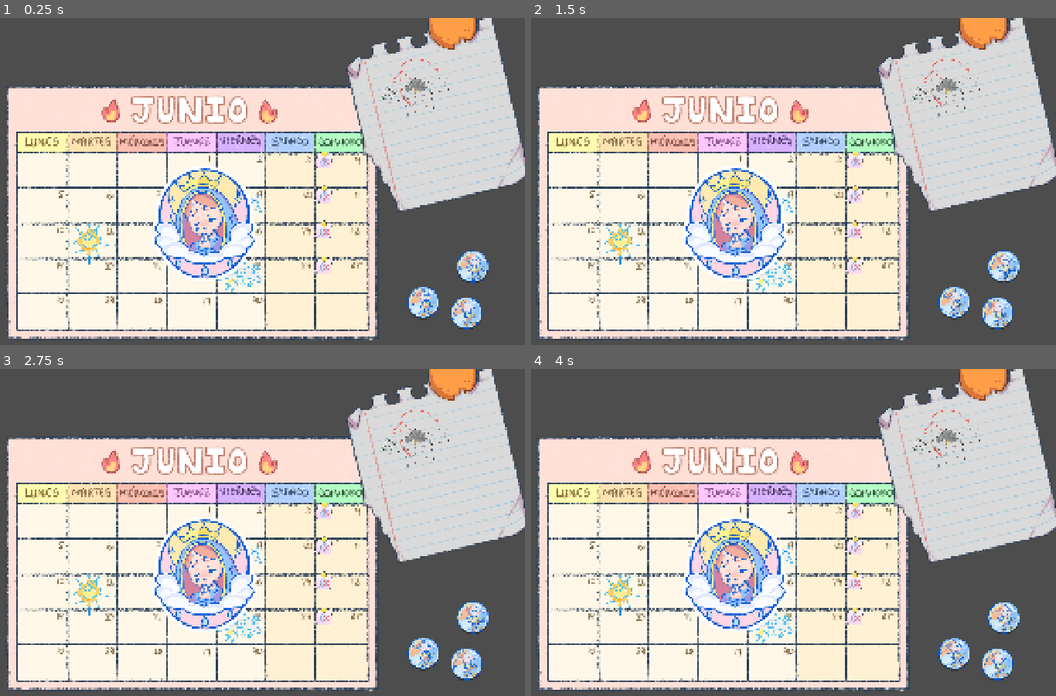
Above: before the commit, frames 1-4 (two rows, left to right).
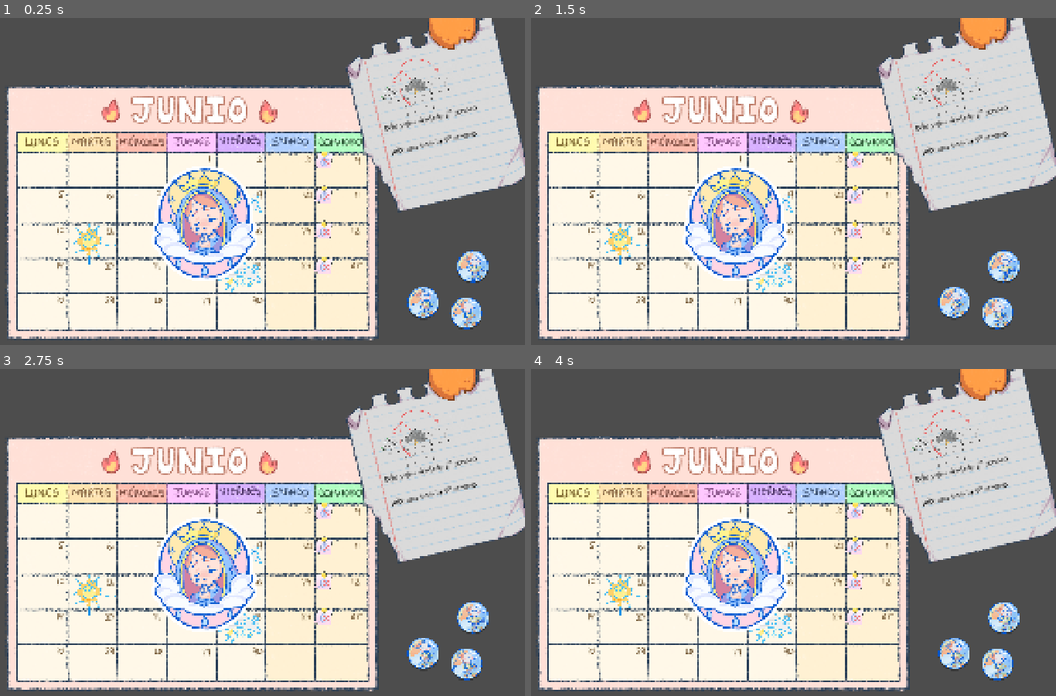
Above: after the commit, the same moments.

Repository: morsaastuta/SeviJam3
Game: Godot game, scene res://nodes/calendars/06.tscn
Same seed, same stepped clock (60 frames per second), same inputs: the game is played once before the commit and once after it. This scene is started directly instead of the project's main scene.
Inputs (mouse positions are in pixels of both pictures, inside the frame that each line leads up to):
- Up to frame 1 (0.25 s): no input
- Up to frame 2 (1.5 s): tap Enter at 0.5 s; drag from (956, 302) to (573, 168) at 0.52 s; drag from (998, 312) to (573, 168) at 1.27 s
- Up to frame 3 (2.75 s): move the mouse to (472, 617) at 2.02 s; hold Up (ui_up) from 2.03 s (still down); tap U at 2.1 s; click (472, 617) at 2.17 s
- Up to frame 4 (4 s): release Up (ui_up) at 2.75 s; drag from (735, 575) to (625, 519) at 2.77 s; move the mouse to (930, 594) at 3.52 s; hold Down (ui_down) from 3.53 s (still down); tap Tab at 3.6 s; tap Space (ui_select) at 3.77 s

The runs differ from the first frame. In frame 1, 0.3% of the frame differs, in the area x 73-91%, y 26-43%; in frame 2, 0.3%; in frame 3, 0.3%; in frame 4, 0.3%.
Error in both runs: Invalid access to property or key 'calendar' on a base object of type 'null instance'. (res://scripts/gd/magnet_behaviour.gd:17)

Commit message:
Update 06.tscn

Diff:
--- a/nodes/calendars/06.tscn
+++ b/nodes/calendars/06.tscn
@@ -6,6 +6,7 @@
 [ext_resource type="Texture2D" uid="uid://dilph6rippfoj" path="res://assets/images/props/note.png" id="3_wcfft"]
 [ext_resource type="Texture2D" uid="uid://bxaub4c5qlrvu" path="res://assets/images/props/help_windstorm.png" id="4_phkgn"]
 [ext_resource type="PackedScene" uid="uid://bd2jiaw5hiskq" path="res://nodes/packed/week.tscn" id="5_fstfa"]
+[ext_resource type="FontFile" uid="uid://4soe34omom8k" path="res://assets/font/LT Colored Pencil.otf" id="5_wcfft"]
 [ext_resource type="PackedScene" uid="uid://b1fa3o8y0dt2n" path="res://nodes/packed/Magnet.tscn" id="6_q43t1"]
 [ext_resource type="Texture2D" uid="uid://cx03q7yuadtdl" path="res://assets/images/post-its/p_no_magnet.png" id="7_2vcs6"]
 [ext_resource type="PackedScene" uid="uid://voinhe3w734h" path="res://nodes/packed/sticker.tscn" id="7_6nj40"]
@@ -38,10 +39,24 @@
 texture = ExtResource("4_phkgn")
 
 [node name="RichTextLabel" type="RichTextLabel" parent="Notas"]
-offset_left = -44.2513
-offset_top = -46.7642
-offset_right = -4.25134
-offset_bottom = -6.76416
+modulate = Color(0, 0, 0, 1)
+offset_left = -172.534
+offset_top = 35.5879
+offset_right = 187.466
+offset_bottom = 125.588
+theme_override_fonts/normal_font = ExtResource("5_wcfft")
+theme_override_font_sizes/normal_font_size = 32
+text = "Debe soplar viento la 2ª semana"
+
+[node name="RichTextLabel2" type="RichTextLabel" parent="Notas"]
+modulate = Color(0, 0, 0, 1)
+offset_left = -170.148
+offset_top = 114.987
+offset_right = 189.852
+offset_bottom = 204.987
+theme_override_fonts/normal_font = ExtResource("5_wcfft")
+theme_override_font_sizes/normal_font_size = 32
+text = "Debe caer lluvia la 3ª semana"
 
 [node name="Week1" parent="." instance=ExtResource("5_fstfa")]
 position = Vector2(421, 472)
Not shown: 1 places in nodes/calendars/06.tscn that only renumber resources
